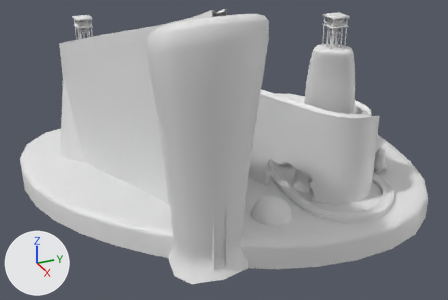
Renders of the Blender file Blender/Mapas/Mapa 1/Archive/Principal/BlokingCircuito1_02.blend from each side of a commit.
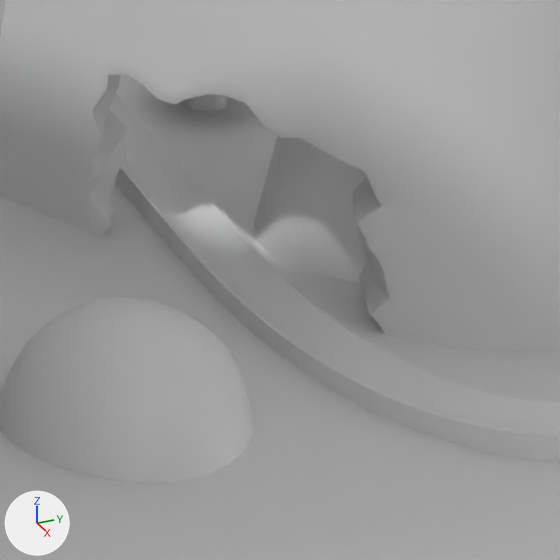
There are two pictures of each version: one whole from a 50 mm camera at (159.3, -57.0, 80.3) aimed at (3.7, 13.1, 2.5), one close up on the part from 56% to 76% of the width and 49% to 79% of the height. Arrows for +X, +Y and +Z are at lower left; the lights stay in place. The older version's two pictures come first.

Script lines for the objects in view, before the commit:
```python
me_plane_009 = bpy.data.meshes.new('Plane.009')
me_plane_009.from_pydata(...)  # 2540 vertices, 2458 faces; spans x -14.5..14.3, y -5.8..5.3, z -18.7..6.2
me_plane_009.polygons.foreach_set('use_smooth', [True] * 2458)
me_plane_011 = bpy.data.meshes.new('Plane.011')
me_plane_011.from_pydata(...)  # 1102 vertices, 1012 faces; spans x -15.7..15.5, y -27.0..28.9, z -3.3..8.6
me_plane_011.polygons.foreach_set('use_smooth', [True] * 1012)
me_plane_013 = bpy.data.meshes.new('Plane.013')
me_plane_013.from_pydata(...)  # 742 vertices, 676 faces; spans x -9.1..15.7, y -15.8..8.8, z -1.4..0.6
me_plane_013.polygons.foreach_set('use_smooth', [True] * 676)
ob_plane_009 = bpy.data.objects.new('Plane.009', me_plane_009)
ob_plane_009.location = (38.46, 23.03, 21.54)
ob_plane_009.rotation_euler = (0.0, 0.0, -2.135)  # degrees (0, 0, -122)
ob_plane_009.scale = (1.05, 1.05, 1.05)
ob_plane_011 = bpy.data.objects.new('Plane.011', me_plane_011)
ob_plane_011.location = (6.94, 19.68, 5.3)
ob_plane_011.rotation_euler = (0.0, 0.0, -2.135)  # degrees (0, 0, -122)
ob_plane_011.scale = (1.05, 1.05, 1.05)
ob_plane_013 = bpy.data.objects.new('Plane.013', me_plane_013)
ob_plane_013.location = (48.26, 29.72, 3.3)
ob_plane_013.rotation_euler = (0.0, 0.0, -2.135)  # degrees (0, 0, -122)
ob_plane_013.scale = (1.05, 1.05, 1.05)
# also in view: 'Cube' at (22.8, 37.3, 21.6); 'Plane.001' at (11.9, 9.5, 1.0); 'Circle.004' at (44.9, 7.4, 5.5); 'Plane.007' at (6.5, 4.8, 15.8)
```
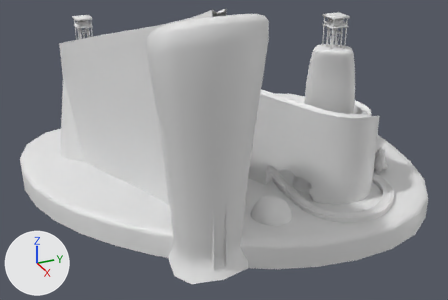
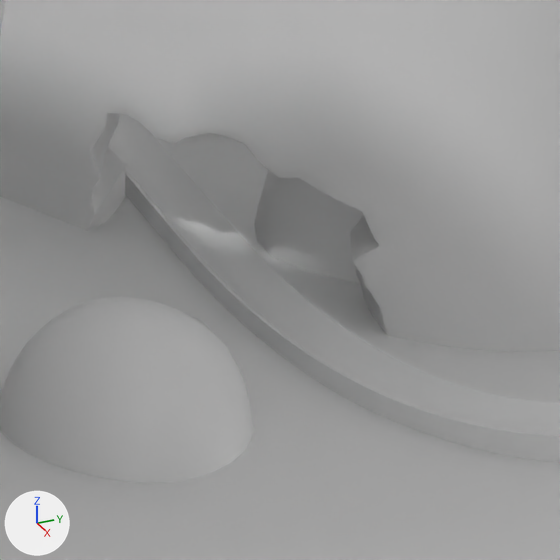
Changed parts and their boxes [x1, y1, x2, y2] in the close-ups (560 x 560 px; the box of a moved part takes in the faces that stretch with it):
part 1 of me_plane_009, moved or reshaped
    before: [91, 70, 392, 336]
    after: [91, 70, 392, 335]

What changed in the scene script:
```text
Change me_plane_009:
    used by ob_plane_009; location = (38.46, 23.03, 21.54); rotation_euler = (0.0, 0.0, -2.135), in degrees (0, 0, -122); scale = (1.05, 1.05, 1.05)
    remove me_plane_009.from_pydata(...)  # 2540 vertices, 2458 faces; spans x -14.5..14.3, y -5.8..5.3, z -18.7..6.2
    add me_plane_009.from_pydata(...)  # 2540 vertices, 2458 faces; spans x -14.5..14.3, y -5.8..5.3, z -20.5..6.2
    me_plane_009 part 1: all 1700 vertices in x -14.5..14.3, y -5.8..5.3, z -18.7..-8.9 are moved by (0.0, 0.0, -1.7)
```
